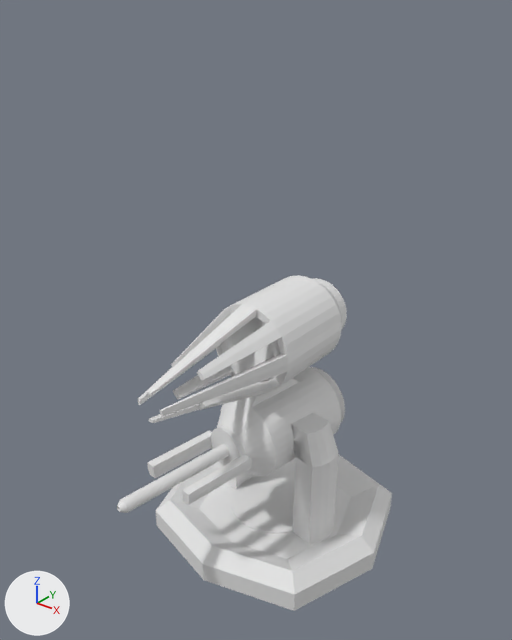
A saved change to the FBX model Assets/Models/Ships/Weapons.fbx.
Both versions are drawn from a 50 mm camera at (3.97, -5.34, 5.73) aimed at (-0.02, -0.36, 2.64). The lights are fixed; the arrows at lower left show +X, +Y and +Z. Where no turn or scale is listed for an object, it has been applied to the vertices.
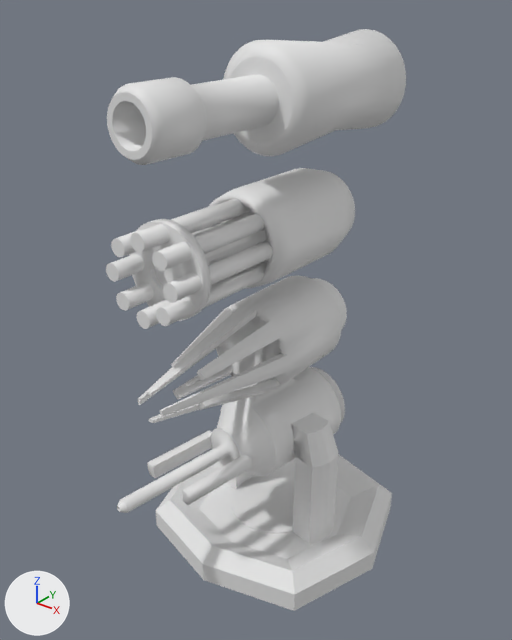
Patch to the scene script:
```diff
--- a/Assets/Models/Ships/Weapons.fbx.py
+++ b/Assets/Models/Ships/Weapons.fbx.py
@@ me_cylinder_008 @@
+me_cylinder_008.from_pydata(...)  # 384 vertices, 354 faces; spans x -0.47..0.47, y -1.98..1.28, z -0.47..0.47
@@ me_cylinder_002 @@
+me_cylinder_002.from_pydata(...)  # 1024 vertices, 754 faces; spans x -0.47..0.47, y -1.85..0.84, z -0.47..0.47
@@ ob_cylinder_004 @@
+ob_cylinder_004 = bpy.data.objects.new('Cylinder.004', me_cylinder_008)
+ob_cylinder_004.location = (0.16, 0.0, 4.79)
@@ ob_cylinder_002 @@
+ob_cylinder_002 = bpy.data.objects.new('Cylinder.002', me_cylinder_002)
+ob_cylinder_002.location = (0.0, 0.0, 3.54)
```

Location of each change, (x1, y1, x2, y2) in pixels of the pictures (512 x 640 px):
'Cylinder.004', added
    after: (107, 29, 406, 165)
'Cylinder.002', added
    after: (106, 168, 355, 329)
